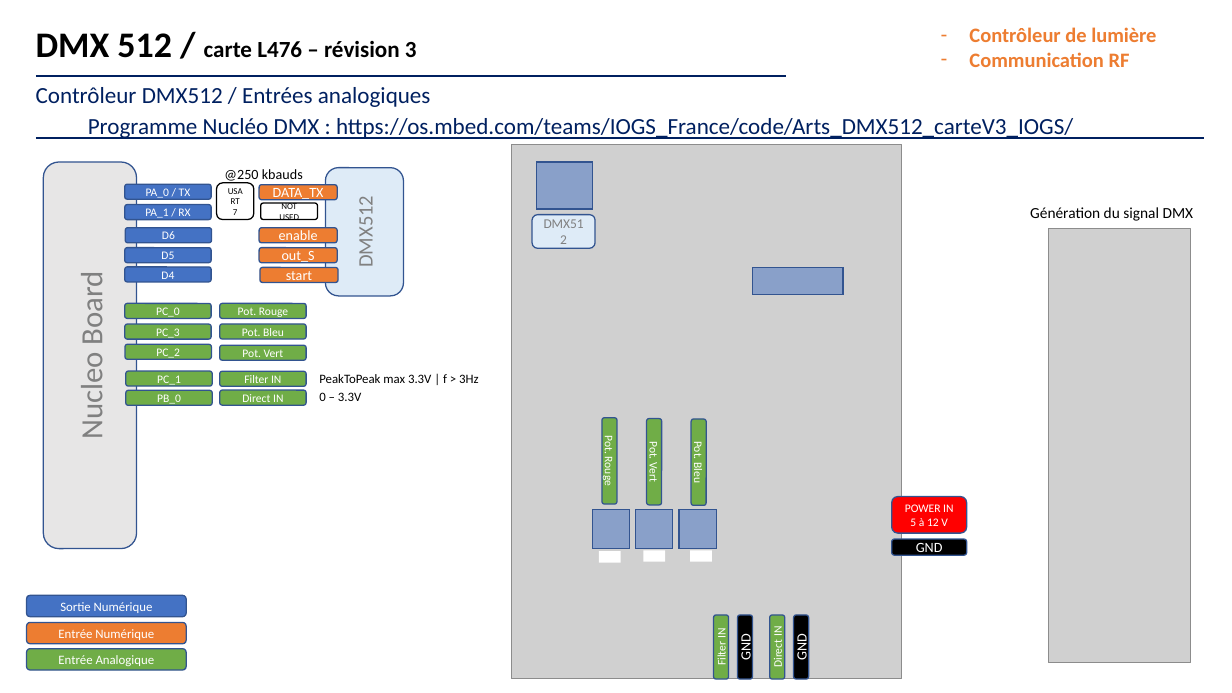
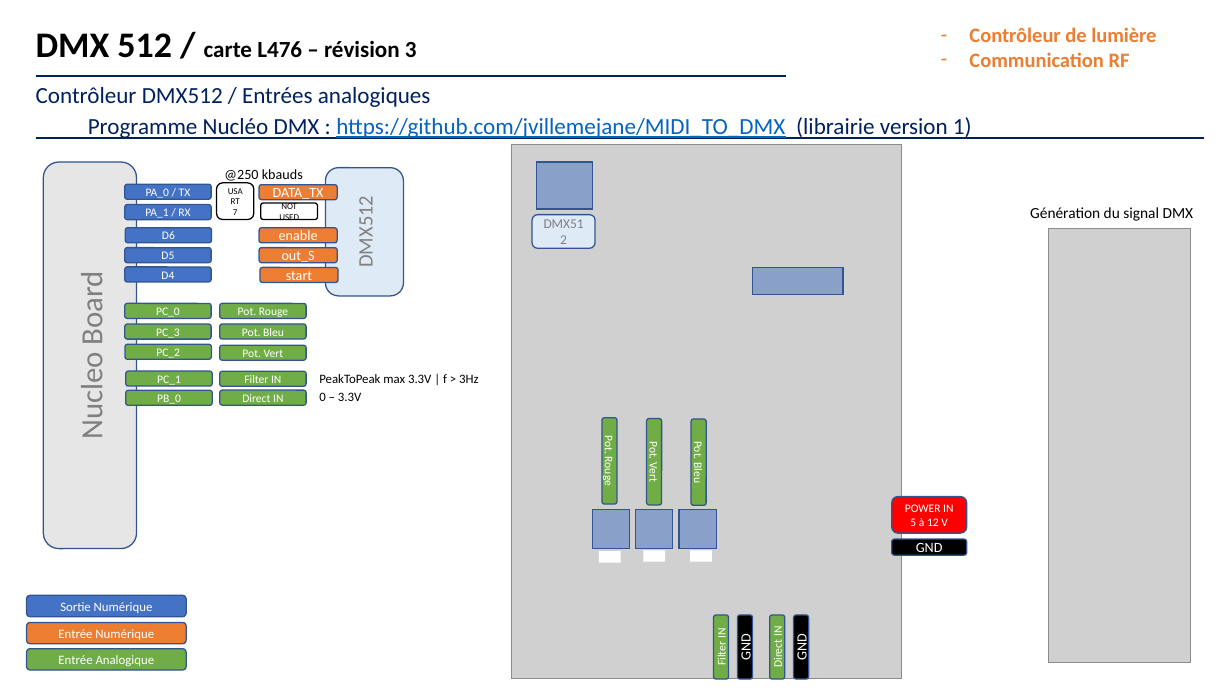
Before and after one commit to jvillemejane/LEnsE_IOGS_Maquettes, a slide deck: slide 3 of Maquettes/Elec_Num_Emb/MIDI_DMX_L476/brochage_DMX_L476.pptx. Drawn at 1232x693 pixels with LibreOffice and Linux fonts; fonts in the diff are those of the drawing; grey boxes stand for pictures. Boxes give left, top, right and bottom in pixels: in the first picture for what was removed or moved away, otherwise in the second. Text is boxed around its words. In the diff, an @@ line names an element or a change of style, - is before the commit and + after.

```diff
--- a/Maquettes/Elec_Num_Emb/MIDI_DMX_L476/brochage_DMX_L476.pptx
+++ b/Maquettes/Elec_Num_Emb/MIDI_DMX_L476/brochage_DMX_L476.pptx
@@ text at (88,117,972,139): text changed; text colour #002060 to #0563C1 @@
-Programme Nucléo DMX : https://os.mbed.com/teams/IOGS_France/code/Arts_DMX512_carteV3_IOGS/
+Programme Nucléo DMX : https://github.com/jvillemejane/MIDI_TO_DMX (librairie version 1)
```
Also in this commit, not shown: 3 other slides changed, 1 slide removed, 1 other file.
